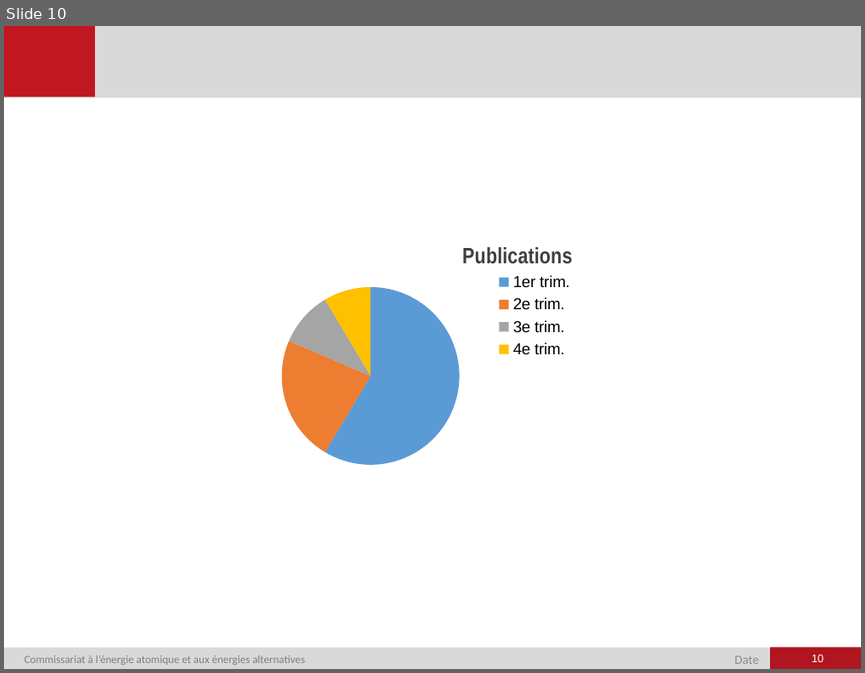
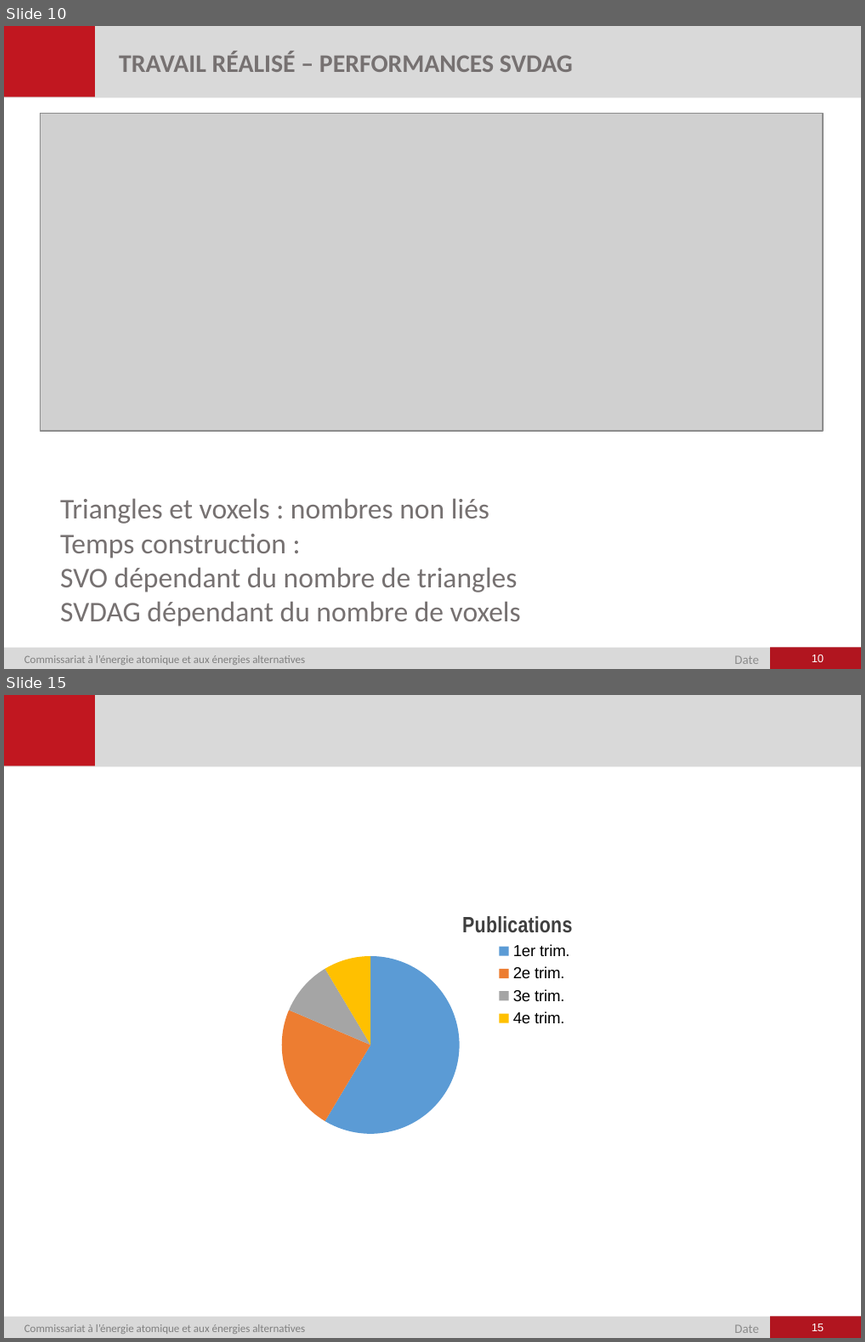
Before and after one commit to RocheAntoine/RapportStageM1, a slide deck: Présentation.pptx. Shown one above the other, each under a label of ours: slide 10 before the commit, slides 10 and 15 after it; the slides between them are not shown. The pictures are 865x673 and 865x1342 pixels, drawn with LibreOffice and Linux fonts; fonts in the diff are those of the drawing; grey boxes stand for pictures; background and template pictures are left out. Boxes give left, top, right and bottom in pixels: in the first picture for what was removed or moved away, otherwise in the second. Text is boxed around its words. In the diff, an @@ line names an element or a change of style, - is before the commit and + after.

```diff
--- a/Présentation.pptx
+++ b/Présentation.pptx
@@ slide 10 added at [4, 26, 861, 669], background #FFFFFF; not listed: 6 template elements that a slide beside it also shows @@
@@ text added at [119, 51, 573, 72], 16 pt, text #767171, bold @@
+TRAVAIL RÉALISÉ – PERFORMANCES SVDAG
@@ picture added at [40, 113, 822, 431] @@
@@ text added at [60, 498, 521, 626], 18 pt, text #767171 @@
+Triangles et voxels : nombres non liés
+Temps construction :
+SVO dépendant du nombre de triangles
+SVDAG dépendant du nombre de voxels
@@ page number added at [812, 654, 823, 662], 7 pt, text #FFFFFF @@
+10
@@ what was slide 10 is now slide 15 @@
@@ page number at [812, 1323, 823, 1331]: text changed @@
-10
+15
```
Also in this commit, not shown: 7 slides changed, 6 other slides added, 2 slides removed.
